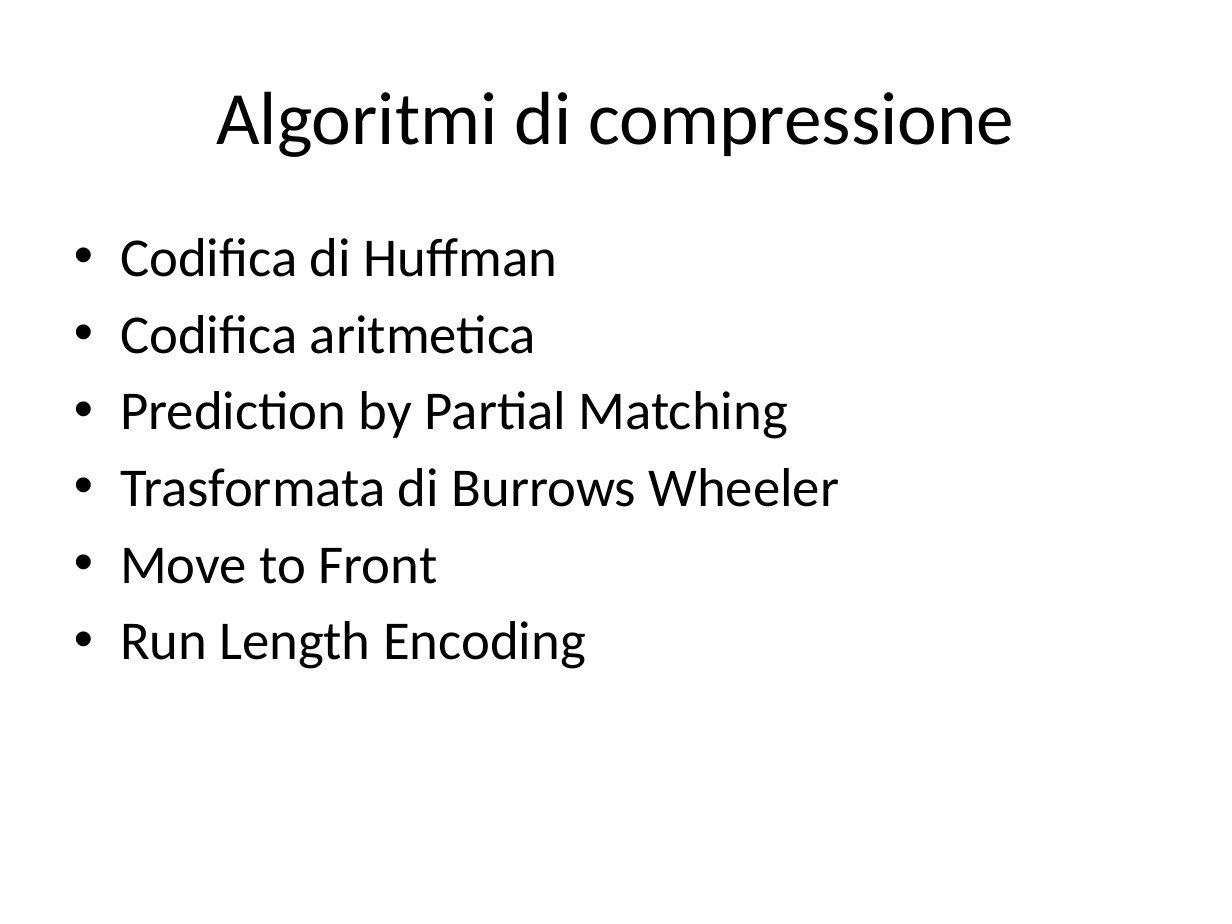
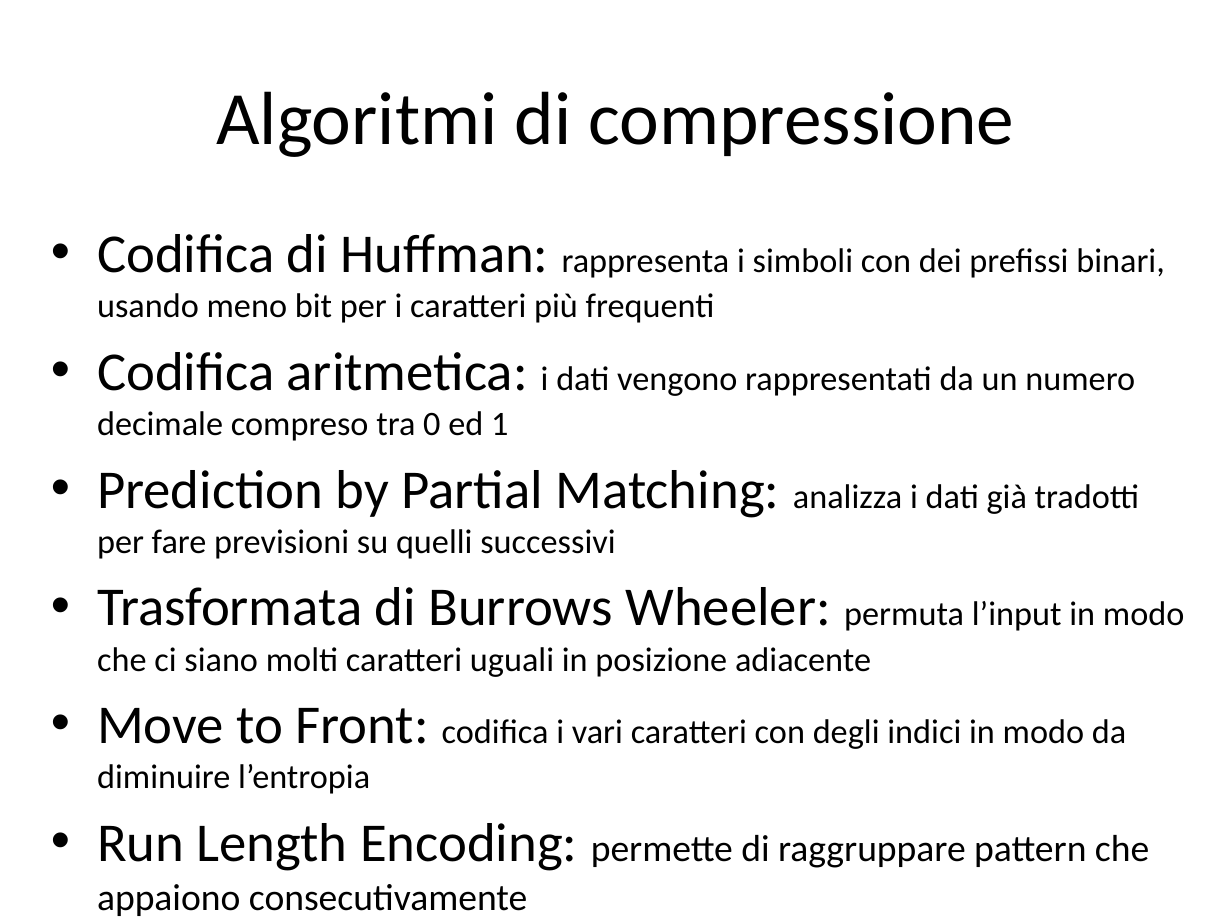
Before and after one commit to luca-Serena/tesi-strutture-dati-compressione, a slide deck: slide 4 of Presentazione.pptx. Drawn at 1232x924 pixels with LibreOffice and Linux fonts; fonts in the diff are those of the drawing. Boxes give left, top, right and bottom in pixels: in the first picture for what was removed or moved away, otherwise in the second. Text is boxed around its words. In the diff, an @@ line names an element or a change of style, - is before the commit and + after.

```diff
--- a/Presentazione.pptx
+++ b/Presentazione.pptx
@@ text at (97,234,1185,916): text changed; size 32 to 20 pt @@
-• Codifica di Huffman
-• Codifica aritmetica
-• Prediction by Partial Matching
-• Trasformata di Burrows Wheeler
-• Move to Front
-• Run Length Encoding
+• Codifica di Huffman: rappresenta i simboli con dei prefissi binari, usando meno bit per i caratteri più frequenti
+• Codifica aritmetica: i dati vengono rappresentati da un numero decimale compreso tra 0 ed 1
+• Prediction by Partial Matching: analizza i dati già tradotti per fare previsioni su quelli successivi
+• Trasformata di Burrows Wheeler: permuta l’input in modo che ci siano molti caratteri uguali in posizione adiacente
+• Move to Front: codifica i vari caratteri con degli indici in modo da diminuire l’entropia
+• Run Length Encoding: permette di raggruppare pattern che appaiono consecutivamente
```
Also in this commit, not shown: 9 other slides changed, 1 slide added, 1 slide removed.
